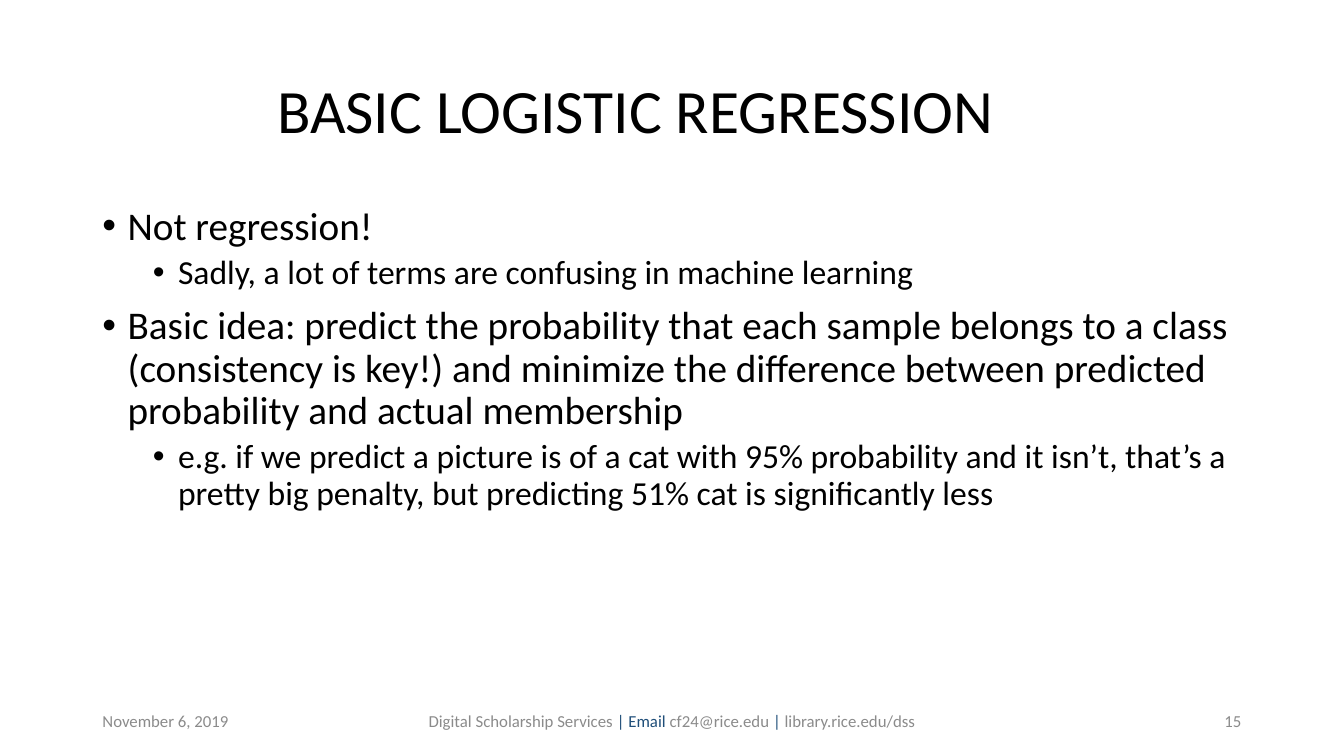
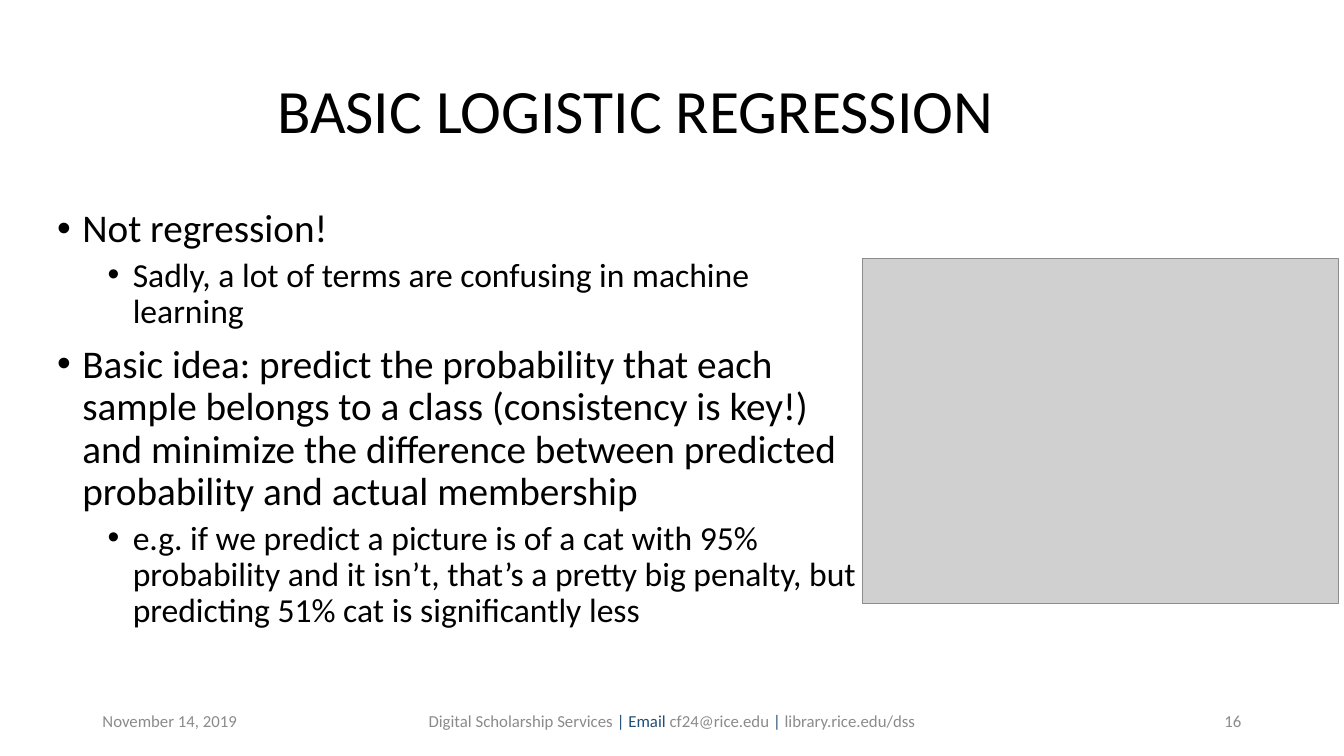
Before and after one commit to bakitybacon/rice-data-and-donuts, a slide deck: slide 16 of tf/Introduction to TensorFlow.pptx (slide 15 before the commit). Drawn at 1344x756 pixels with LibreOffice and Linux fonts; fonts in the diff are those of the drawing; grey boxes stand for pictures; background and template pictures are left out. Boxes give left, top, right and bottom in pixels: in the first picture for what was removed or moved away, otherwise in the second. Text is boxed around its words. In the diff, an @@ line names an element or a change of style, - is before the commit and + after.

```diff
--- a/tf/Introduction to TensorFlow.pptx
+++ b/tf/Introduction to TensorFlow.pptx
@@ text "Not regression!" rewrapped from box(128, 213, 1227, 511) to box(82, 215, 856, 628) @@
@@ picture added at box(863, 259, 1339, 604) @@
@@ text at box(102, 715, 237, 729): text changed @@
-November 6, 2019
+November 14, 2019
@@ page number at box(1224, 716, 1241, 727): text changed @@
-15
+16
```
Also in this commit, not shown: 20 other slides changed, 1 slide added.
